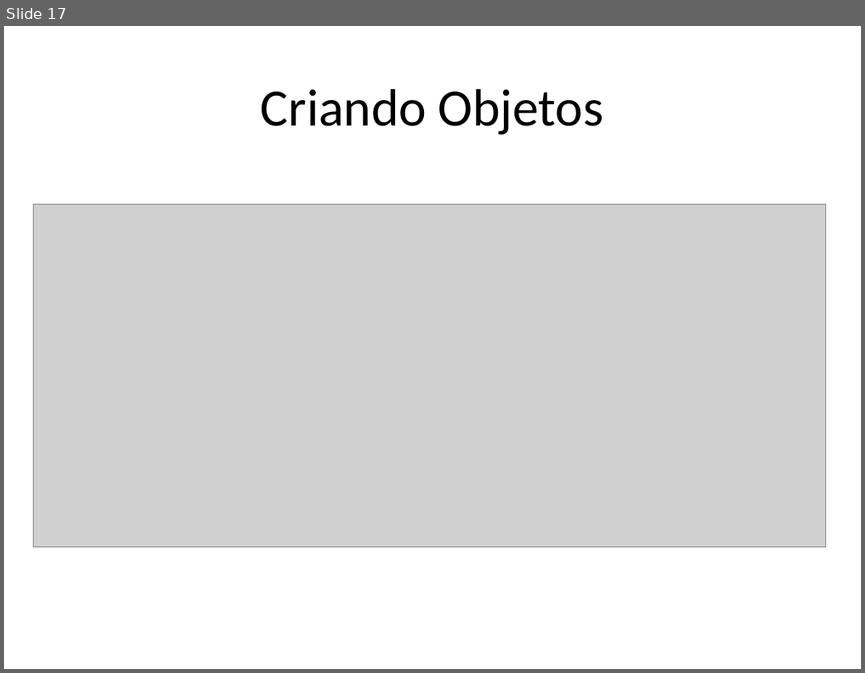
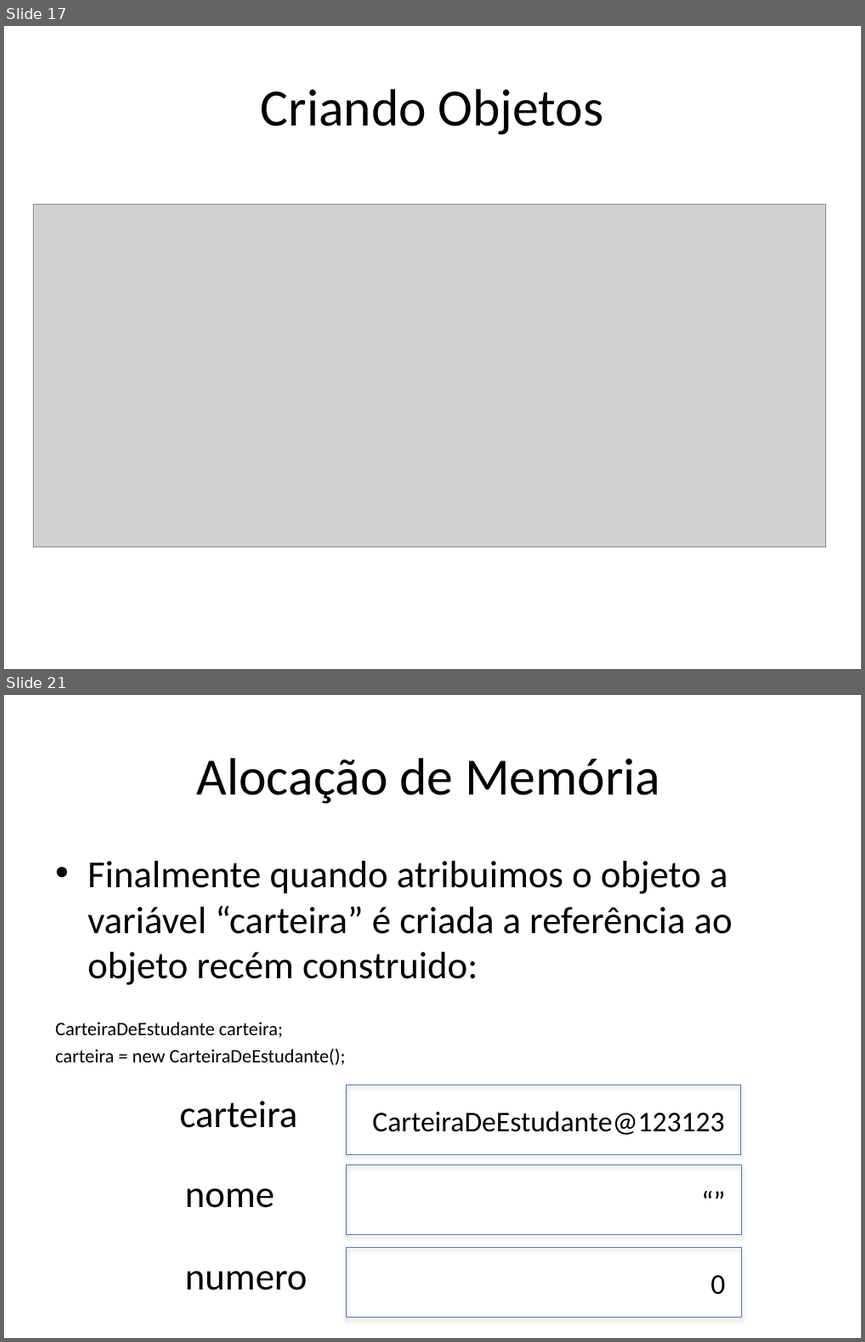
Before and after one commit to renanlessa/CursoJava, a slide deck: Documentos/Orientação a Objetos.pptx. Shown one above the other, each under a label of ours: slide 17 before the commit, slides 17 and 21 after it; the slides between them are not shown. The pictures are 865x673 and 865x1342 pixels, drawn with LibreOffice and Linux fonts; fonts in the diff are those of the drawing; grey boxes stand for pictures. Boxes give left, top, right and bottom in pixels: in the first picture for what was removed or moved away, otherwise in the second. Text is boxed around its words. In the diff, an @@ line names an element or a change of style, - is before the commit and + after.

```diff
--- a/Documentos/Orientação a Objetos.pptx
+++ b/Documentos/Orientação a Objetos.pptx
@@ slide 21 added at [4,695,861,1338], background #FFFFFF @@
@@ title added at [197,758,660,804], 44 pt, text #000000 @@
+Alocação de Memória
@@ text added at [55,861,732,1065], 32 pt, text #000000 @@
+• Finalmente quando atribuimos o objeto a variável “carteira” é criada a referência ao objeto recém construido:
+CarteiraDeEstudante carteira;
+carteira = new CarteiraDeEstudante();
@@ text added at [180,1100,298,1128], 32 pt, text #000000 @@
+carteira
@@ rectangle added at [346,1085,741,1154], outline #4B7EBC 0.75 pt @@
@@ text added at [372,1111,724,1134], 24 pt, text #000000 @@
+CarteiraDeEstudante@123123
@@ rectangle added at [346,1165,741,1235], outline #4B7EBC 0.75 pt @@
@@ text added at [185,1188,274,1208], 32 pt, text #000000 @@
+nome
@@ text added at [578,1179,734,1222], 24 pt, text #000000 @@
+“”
@@ rectangle added at [346,1247,741,1317], outline #4B7EBC 0.75 pt @@
@@ text added at [185,1270,307,1290], 32 pt, text #000000 @@
+numero
@@ text added at [710,1275,725,1294], 24 pt, text #000000 @@
+0
```
Also in this commit, not shown: 1 slide changed, 5 other slides added, 7 other files.
